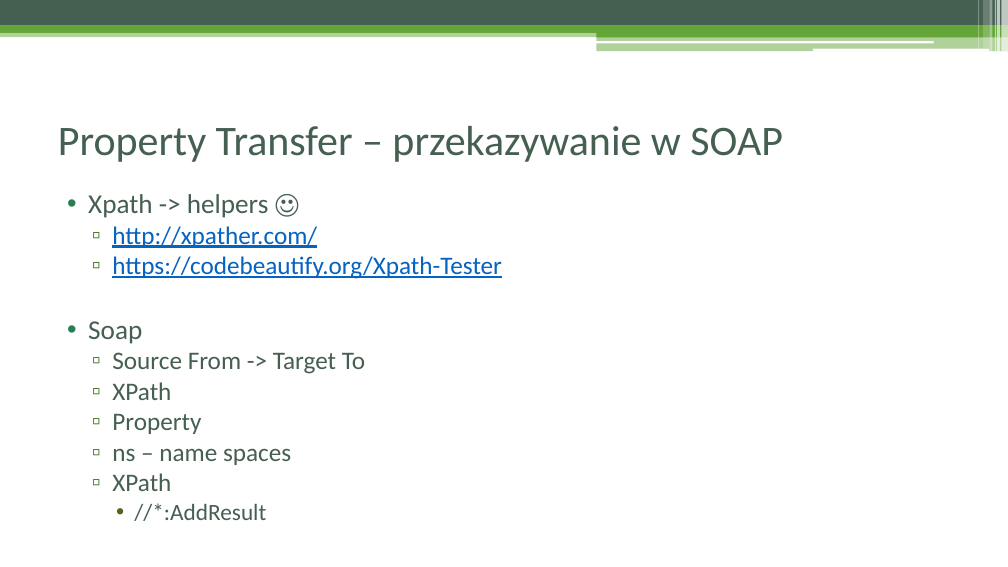
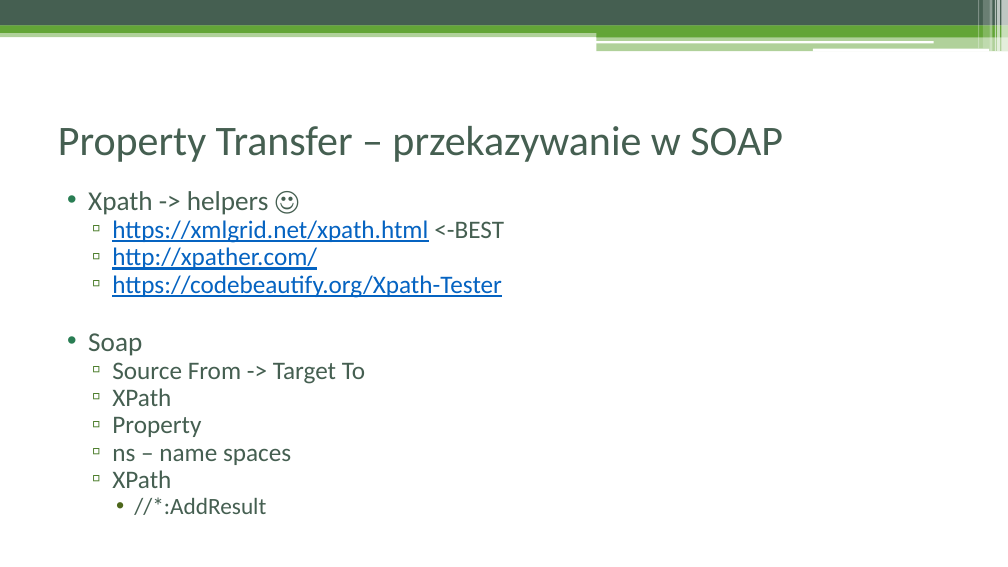
Before and after one commit to czyzyk29/SoapUI_Workshop, a slide deck: slide 35 of Warsztat_soapUI.pptx. Drawn at 1008x567 pixels with LibreOffice and Linux fonts; fonts in the diff are those of the drawing. Boxes give left, top, right and bottom in pixels: in the first picture for what was removed or moved away, otherwise in the second. Text is boxed around its words. In the diff, an @@ line names an element or a change of style, - is before the commit and + after.

```diff
--- a/Warsztat_soapUI.pptx
+++ b/Warsztat_soapUI.pptx
@@ text at bbox=[88, 191, 502, 515]: line spacing 0.9 to 0.8 @@
@@ text at bbox=[112, 220, 504, 243]: paragraph added @@
+  ▫ https://xmlgrid.net/xpath.html <-BEST
```
Also in this commit, not shown: 15 other slides changed, 2 slides added, 10 other files.
